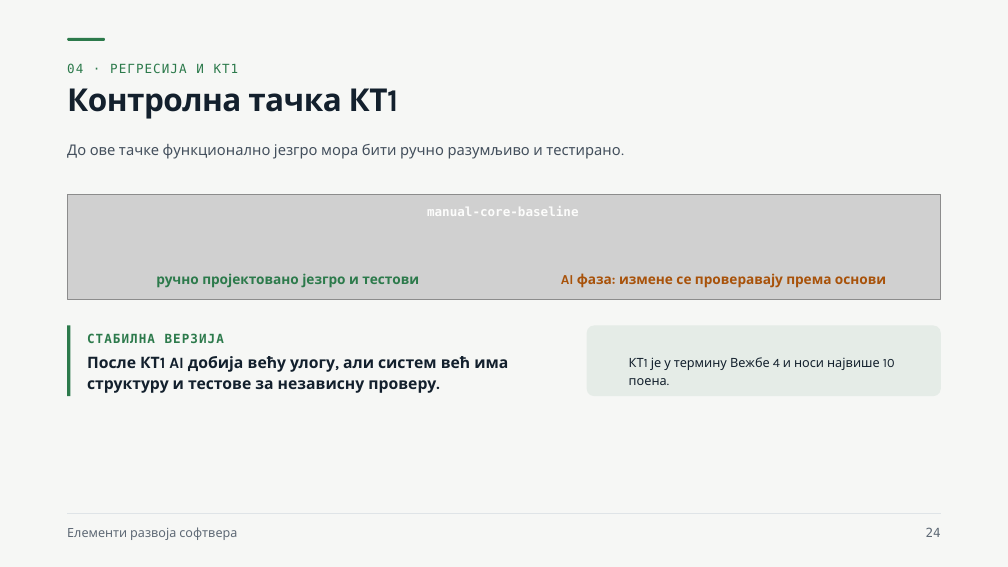
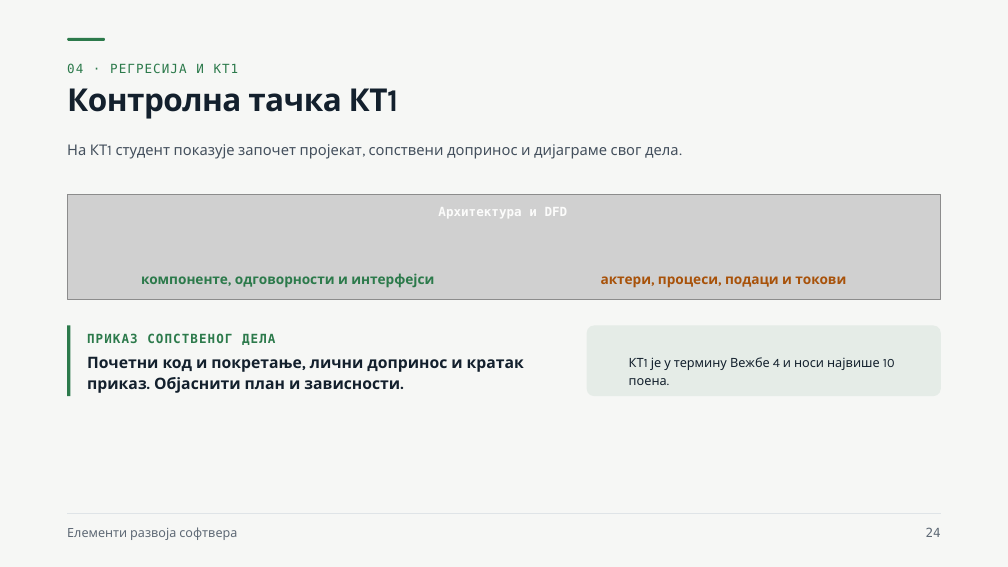
Before and after one commit to owlCoder/ftn-nastavni-materijali, a slide deck: slide 24 of Elementi razvoja softvera (ERS)/Nastavni materijali/04 Testabilni dizajn, NUnit i Moq/Testabilni dizajn, NUnit i Moq.pptx. Drawn at 1008x567 pixels with LibreOffice and Linux fonts; fonts in the diff are those of the drawing; grey boxes stand for pictures; background and template pictures are left out. Boxes give left, top, right and bottom in pixels: in the first picture for what was removed or moved away, otherwise in the second. Text is boxed around its words. In the diff, an @@ line names an element or a change of style, - is before the commit and + after.

```diff
--- a/Elementi razvoja softvera (ERS)/Nastavni materijali/04 Testabilni dizajn, NUnit i Moq/Testabilni dizajn, NUnit i Moq.pptx
+++ b/Elementi razvoja softvera (ERS)/Nastavni materijali/04 Testabilni dizajn, NUnit i Moq/Testabilni dizajn, NUnit i Moq.pptx
@@ text at [67, 144, 679, 159]: text changed @@
-До ове тачке функционално језгро мора бити ручно разумљиво и тестирано.
+На КТ1 студент показује започет пројекат, сопствени допринос и дијаграме свог дела.
@@ text at [438, 207, 568, 218]: text changed @@
-manual-core-baseline
+Архитектура и DFD
@@ text at [141, 273, 434, 288]: text changed @@
-ручно пројектовано језгро и тестови
+компоненте, одговорности и интерфејси
@@ text at [601, 276, 846, 288]: text changed @@
-AI фаза: измене се проверавају према основи
+актери, процеси, подаци и токови
@@ text at [87, 333, 275, 345]: text changed @@
-СТАБИЛНА ВЕРЗИЈА
+ПРИКАЗ СОПСТВЕНОГ ДЕЛА
@@ text at [87, 356, 524, 393]: text changed @@
-После КТ1 AI добија већу улогу, али систем већ има структуру и тестове за независну проверу.
+Почетни код и покретање, лични допринос и кратак приказ. Објаснити план и зависности.
```
Also in this commit, not shown: 4 other slides changed, 21 other files.
